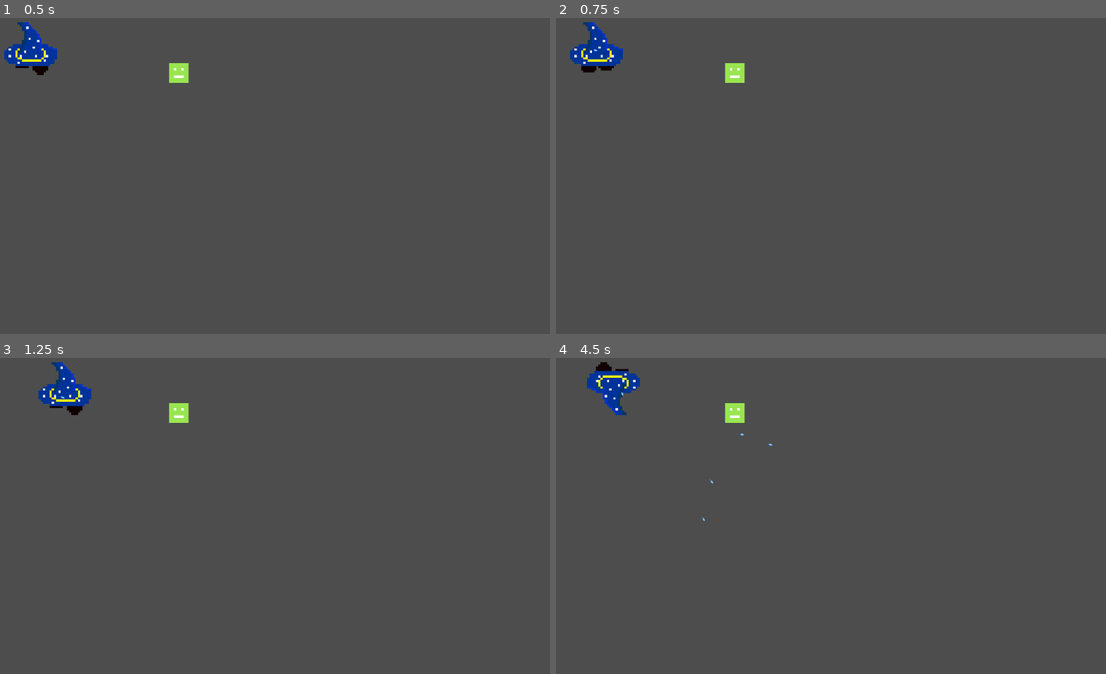
Above: before the commit, frames 1-4 (two rows, left to right).
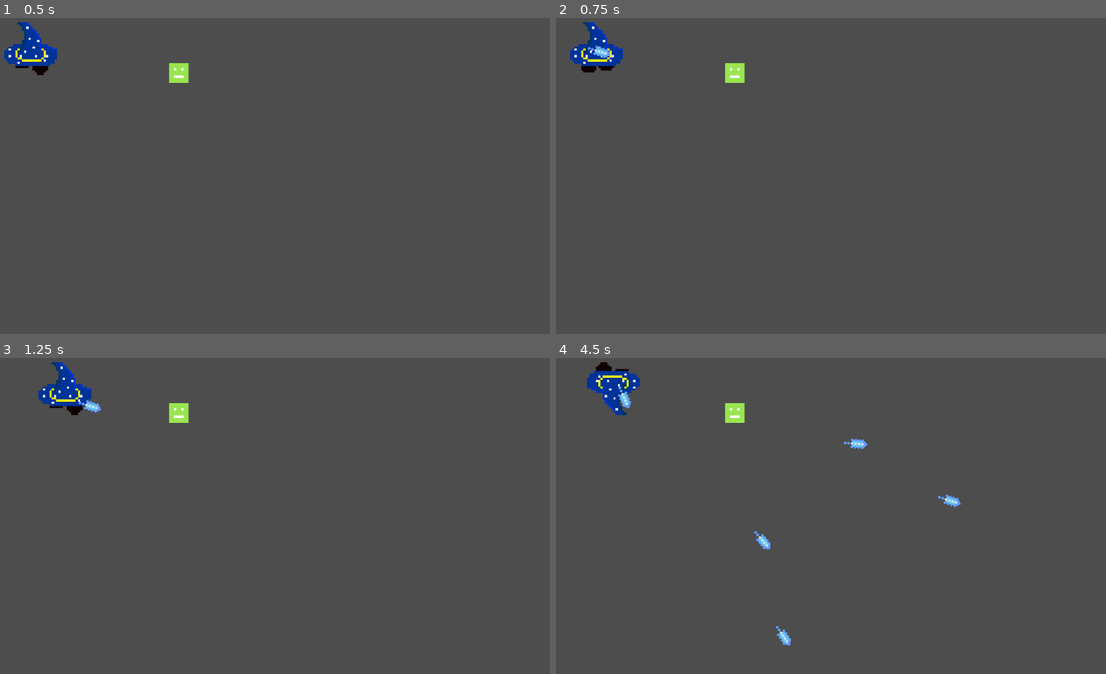
Above: after the commit, the same moments.

Repository: TMGBNoodle/Janus
Game: Godot game, scene res://Scenes/Main.tscn
The game is run twice, just before and just after one commit, with the same random seed, the same clock (stepped at 60 frames per second) and the same inputs.
Inputs (mouse positions are in pixels of both pictures, inside the frame that each line leads up to):
- Up to frame 1 (0.5 s): no input
- Up to frame 2 (0.75 s): tap Enter (ui_accept) at 0.5 s; move the mouse to (946, 160) at 0.52 s; hold D (Right) from 0.53 s (still down); hold Enter (ui_accept) from 0.53 s (still down); click (946, 160) at 0.6 s
- Up to frame 3 (1.25 s): keep holding D (Right); keep holding Enter (ui_accept)
- Up to frame 4 (4.5 s): move the mouse to (710, 531) at 1.27 s; release D (Right) at 1.28 s; release Enter (ui_accept) at 1.28 s; hold S (Down) 1.28-2.03 s; tap Enter (ui_accept) at 1.35, 1.52, 1.82, 3.02, 3.32 s; click (710, 531) at 1.55 s; move the mouse to (880, 446) at 2.02 s; hold D (Right) 2.03-2.78 s; hold Enter (ui_accept) 2.03-2.78 s; click (880, 446) at 2.1 s; move the mouse to (798, 579) at 2.77 s; hold W (Up) 2.78-3.53 s; click (798, 579) at 2.85 s; move the mouse to (996, 563) at 3.52 s; hold Enter (ui_accept) 3.53-4.28 s; hold A (Left) from 3.53 s (still down); move the mouse to (655, 468) at 4.27 s; click (655, 468) at 4.35 s

Frame 1 is identical in both runs. In frame 2, less than 0.1% of the frame differs, in the area x 5-10%, y 8-13%; in frame 3, less than 0.1%; in frame 4, 0.5%, in the area x 11-74%, y 8-92%.

Commit message:
Minor spell fixes
Scaled up bolt spell and increased speed. Still has health issues. Working on it

Diff:
--- a/Scripts/Bolt.gd
+++ b/Scripts/Bolt.gd
@@ -1,5 +1,5 @@
 extends Area2D
-var SpellSpeed = 100
+var SpellSpeed = 200
 
 # Called when the node enters the scene tree for the first time.
 func _ready():
--- a/Scripts/Health.gd
+++ b/Scripts/Health.gd
@@ -5,7 +5,7 @@
 @export var timerLength = 1
 @export var regen : int = 1
 
-var regenTween
+@onready var regenTween : Tween = create_tween()
 
 @export var health := max_health :
 	set(value):
@@ -30,7 +30,7 @@
 	regenTween.play()
 
 func Damage(damage):
-	if regenTween.is_running():
+	if regenTween:
 		regenTween.kill()
 	damage_timer.stop()
 	damage_timer.wait_time = timerLength
--- a/Scripts/SpellCaster.gd
+++ b/Scripts/SpellCaster.gd
@@ -23,6 +23,7 @@
 		var spell = SPELLBOLT.instantiate()
 		get_tree().current_scene.add_child(spell)
 		spell.global_position = get_owner().global_position
+		spell.scale = Vector2(5, 5)
 
 		var spellRotation = get_owner().global_position.direction_to(get_owner().get_global_mouse_position()).angle()
 		spell.rotation = spellRotation
--- a/project.godot
+++ b/project.godot
@@ -40,6 +40,7 @@
 ActionAttack={
 "deadzone": 0.5,
 "events": [Object(InputEventMouseButton,"resource_local_to_scene":false,"resource_name":"","device":-1,"window_id":0,"a …(253 unchanged characters)…
+, Object(InputEventKey,"resource_local_to_scene":false,"resource_name":"","device":-1,"window_id":0,"alt_pressed":false,"shift_pressed":false,"ctrl_pressed":false,"meta_pressed":false,"pressed":false,"keycode":0,"physical_keycode":32,"key_label":0,"unicode":32,"echo":false,"script":null)
 ]
 }
 
